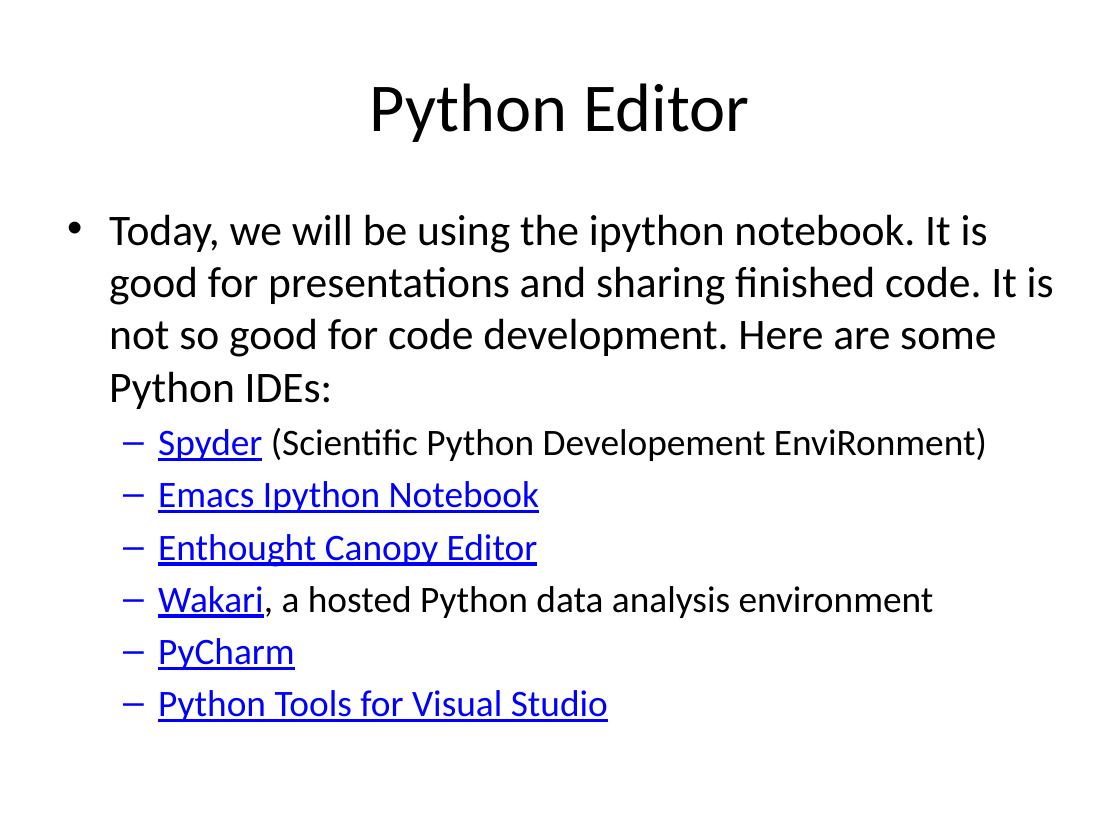
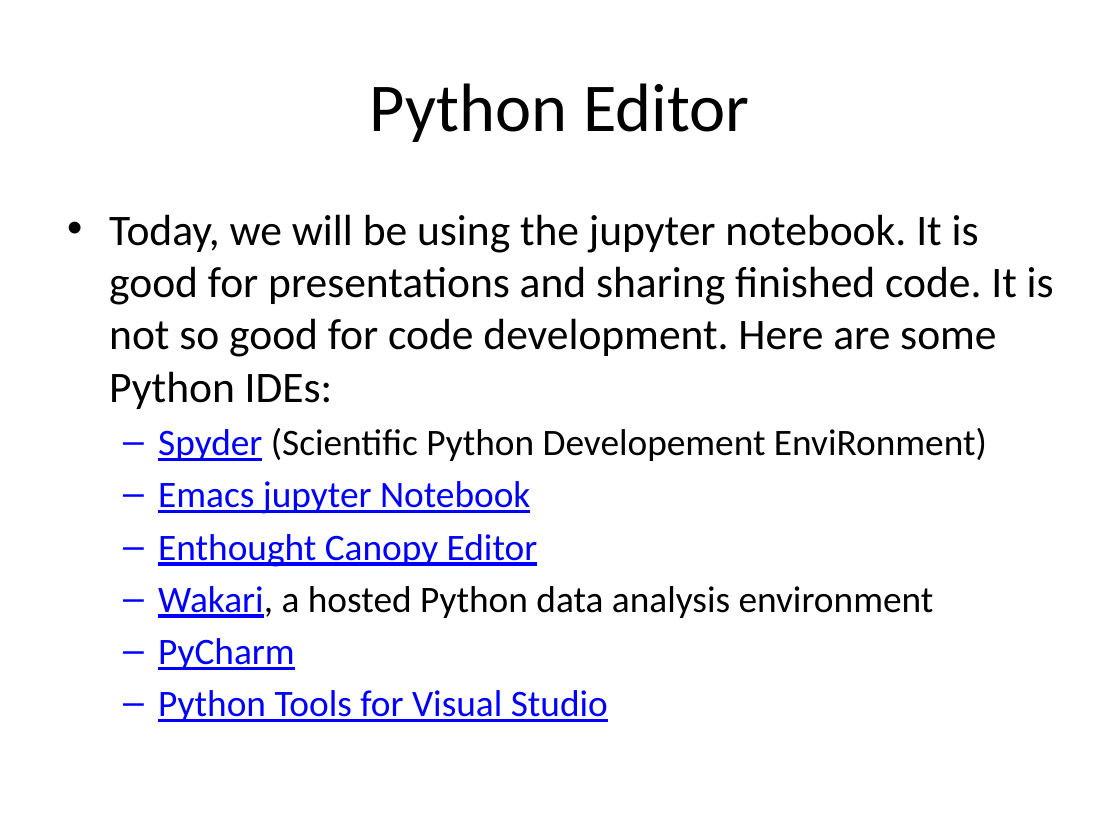
Before and after one commit to Unidata/python-workshop, a slide deck: slide 13 of presentations/Overview.pptx. Drawn at 1120x840 pixels with LibreOffice and Linux fonts; fonts in the diff are those of the drawing; background and template pictures are left out. Boxes give left, top, right and bottom in pixels: in the first picture for what was removed or moved away, otherwise in the second. Text is boxed around its words. In the diff, an @@ line names an element or a change of style, - is before the commit and + after.

Commit message:
Replaced ipython with jupyter in Overview presentation and corresponding pdf

```diff
--- a/presentations/Overview.pptx
+++ b/presentations/Overview.pptx
@@ text at [109, 214, 1054, 409]: text changed @@
-• Today, we will be using the ipython notebook. It is good for presentations and sharing finished code. It is not so good for code development. Here are some Python IDEs:
+• Today, we will be using the jupyter notebook. It is good for presentations and sharing finished code. It is not so good for code development. Here are some Python IDEs:
@@ text at [158, 481, 530, 514]: text changed @@
-  – Emacs Ipython Notebook
+  – Emacs jupyter Notebook
```
Also in this commit, not shown: 2 other slides changed, 1 other file.
